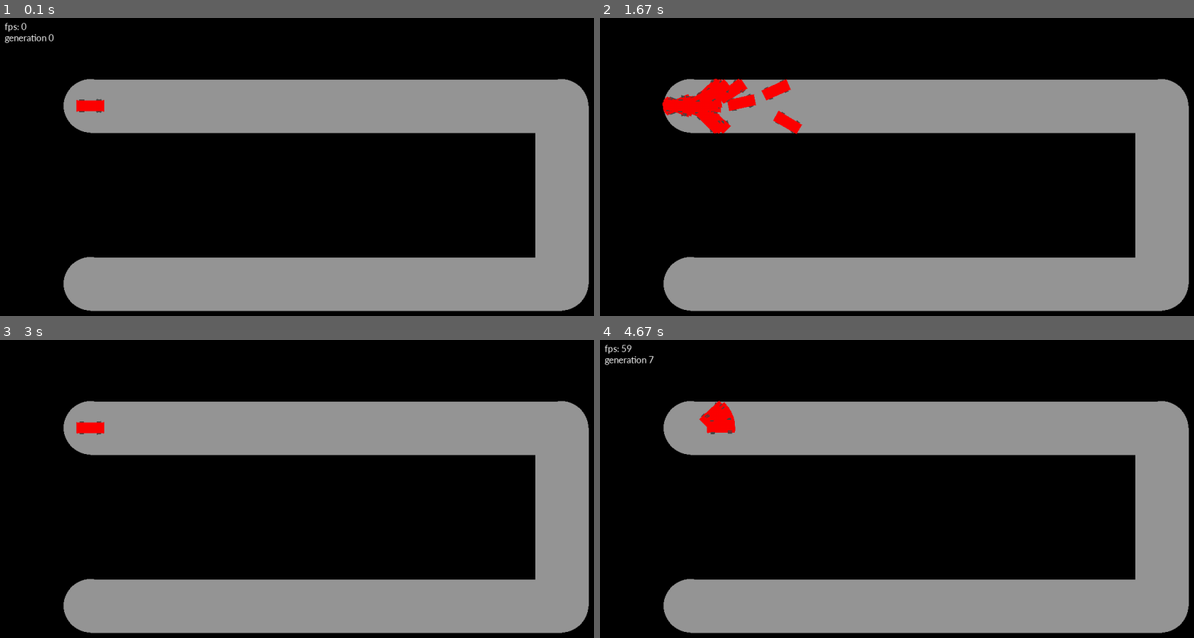
Above: before the commit, frames 1-4 (two rows, left to right).
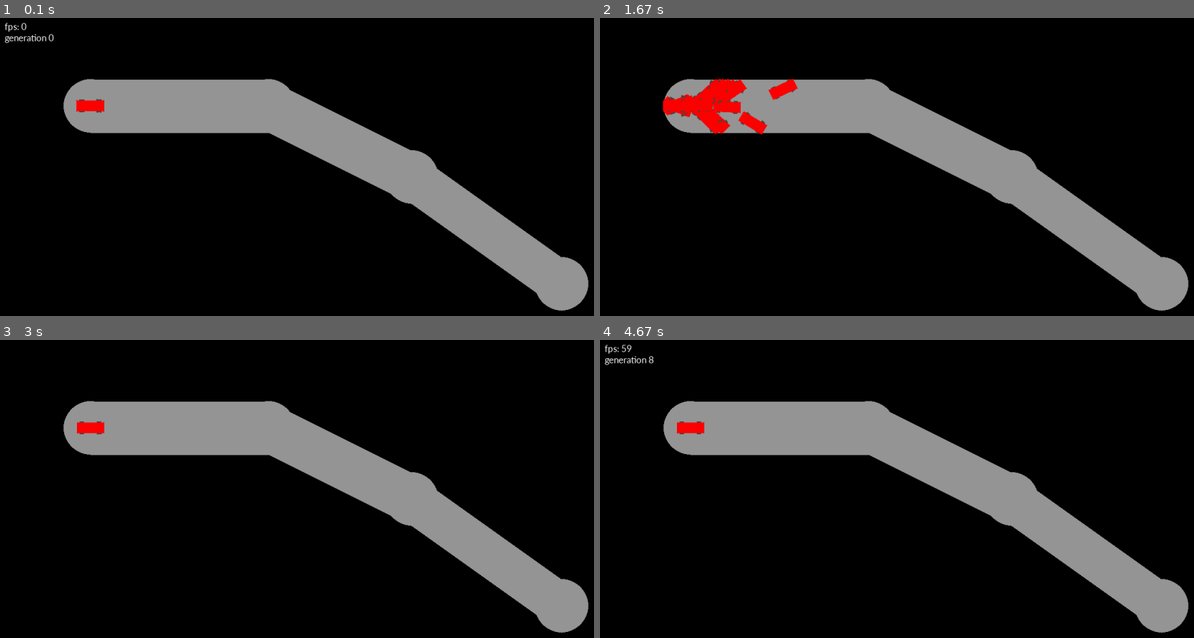
Above: after the commit, the same moments.

Repository: alexelwood14/Hello-AI
Game: pygame game, started from main.py
Two runs of this game, one before a commit and one after it. Both use one fixed random seed, a clock stepped at 60 frames per second and the inputs below.
Inputs:
- Up to frame 1 (0.1 s): no input
- Up to frame 2 (1.67 s): tap Z at 0.33 s
- Up to frame 3 (3 s): tap X at 2.17, 2.57, 2.87 s
- Up to frame 4 (4.67 s): tap X at 3.13, 3.47, 3.77, 3.9 s; tap Z at 3.55 s

The runs differ from the first frame. In frame 1, 32% of the frame differs, in the area x 10-100%, y 20-99%; in frame 2, 33%; in frame 3, 32%; in frame 4, 32%.

Commit message:
A list of average progress is outputted

Diff:
--- a/game.py
+++ b/game.py
@@ -84,9 +84,13 @@
     gen_time = 0
     gen = 0
     cars = []
+    f = open("data/average_progress", "w")
+    f.write("AVG_PROGRESS")
+    f.close()
+    f = open("data/average_progress", "a")
 
     asp_ratio = window.get_size()[1] / const.BASE_RES
-    track_points = get_track_points("track1", asp_ratio)
+    track_points = get_track_points("track2", asp_ratio)
 
     track_1 = map_o.Map(window, const.COL["light_grey"], track_points, 100)
 
@@ -162,6 +166,8 @@
 
                 average_progress += car.get_progress()
             average_progress /= len(cars)
+            f.write("\n")
+            f.write(str(average_progress))
 
             top_cars = find_top_cars(cars)
             write_snapshot(top_cars)
@@ -181,7 +187,7 @@
 
         pygame.display.update()
 
-
+    f.close()
     return action, mouse_used
 
 #----------------------------------------------------------------------------------------------------------------------------------
Not shown, changed: data/average_progress
Not shown, changed: data/snapshot
